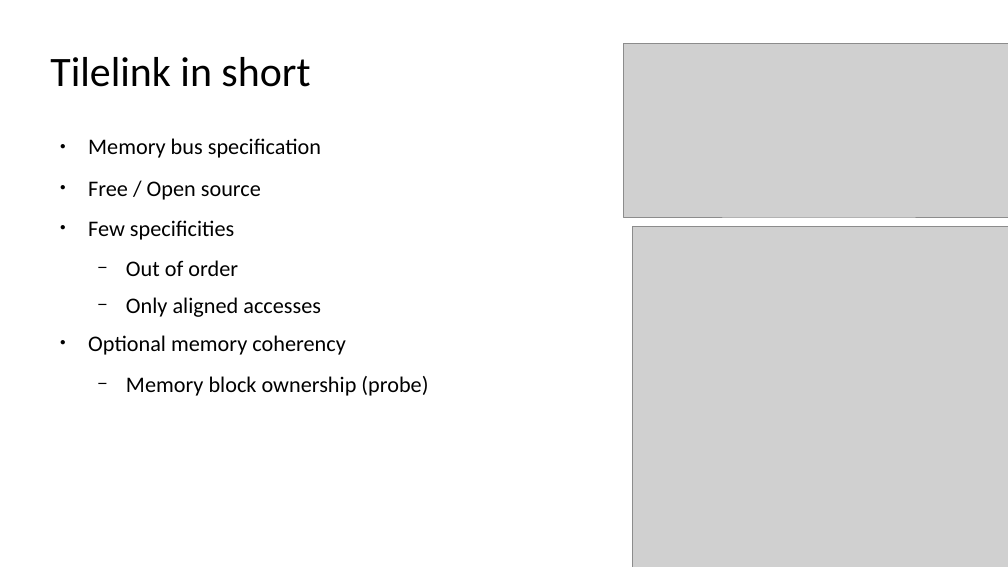
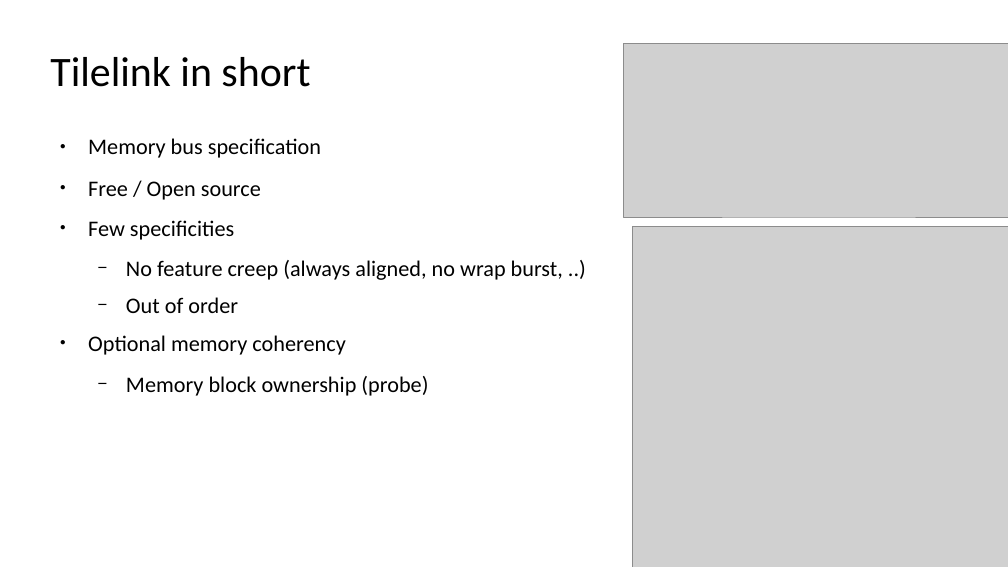
Before and after one commit to SpinalHDL/SpinalDoc, a slide deck: slide 2 of presentation/en/orconf_150923/orconf_150923.odp. Drawn at 1008x567 pixels with LibreOffice and Linux fonts; fonts in the diff are those of the drawing; grey boxes stand for pictures. Boxes give left, top, right and bottom in pixels: in the first picture for what was removed or moved away, otherwise in the second. Text is boxed around its words. In the diff, an @@ line names an element or a change of style, - is before the commit and + after.

```diff
--- a/presentation/en/orconf_150923/orconf_150923.odp
+++ b/presentation/en/orconf_150923/orconf_150923.odp
@@ text at (126,260,563,280): paragraph added @@
+  − No feature creep (always aligned, no wrap burst, ..)
@@ text at (126,297,321,317): paragraph removed @@
-  − Only aligned accesses
```
Also in this commit, not shown: 5 other slides changed, 2 slides added, 2 slides removed, 2 other files.
